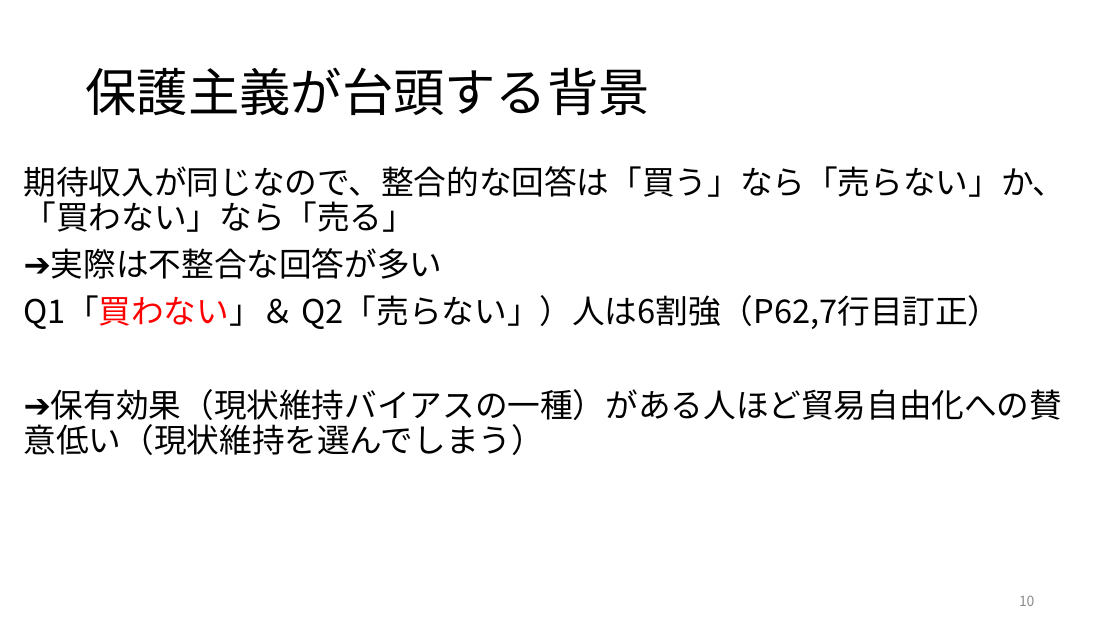
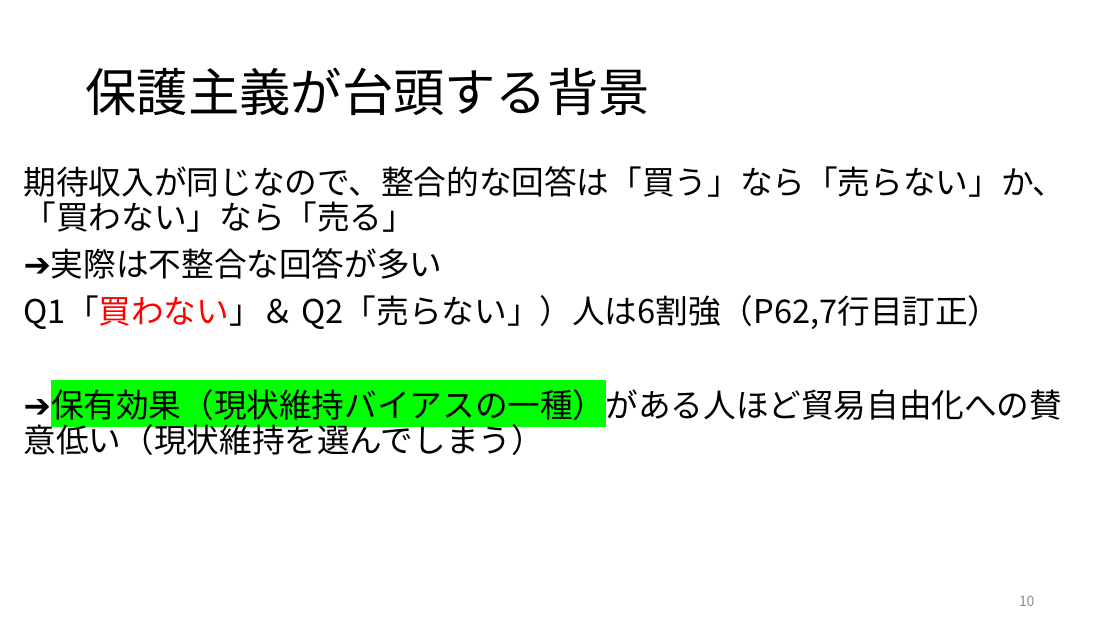
Before and after one commit to ayumu-tanaka/mof2026, a slide deck: slide 10 of slides/02.pptx. Drawn at 1120x630 pixels with LibreOffice and Linux fonts; fonts in the diff are those of the drawing. Boxes give left, top, right and bottom in pixels: in the first picture for what was removed or moved away, otherwise in the second. Text is boxed around its words. In the diff, an @@ line names an element or a change of style, - is before the commit and + after.

```diff
--- a/slides/02.pptx
+++ b/slides/02.pptx
@@ text at bbox=[24, 390, 1063, 455]: highlight none to #00FF00 in "➔保有効果（現状維持バイアスの一種）がある人ほど貿易自由化への賛意低い（現状維持を選んでしまう）" @@
```
Also in this commit, not shown: 5 other slides changed, 1 other file.
